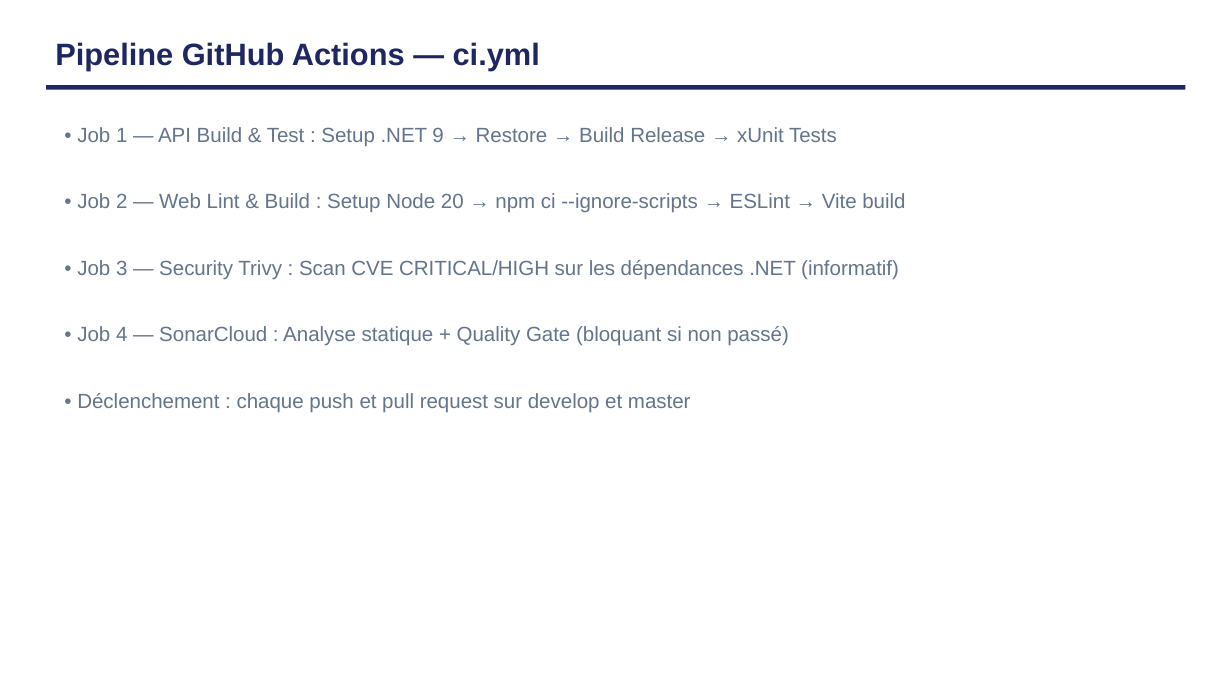
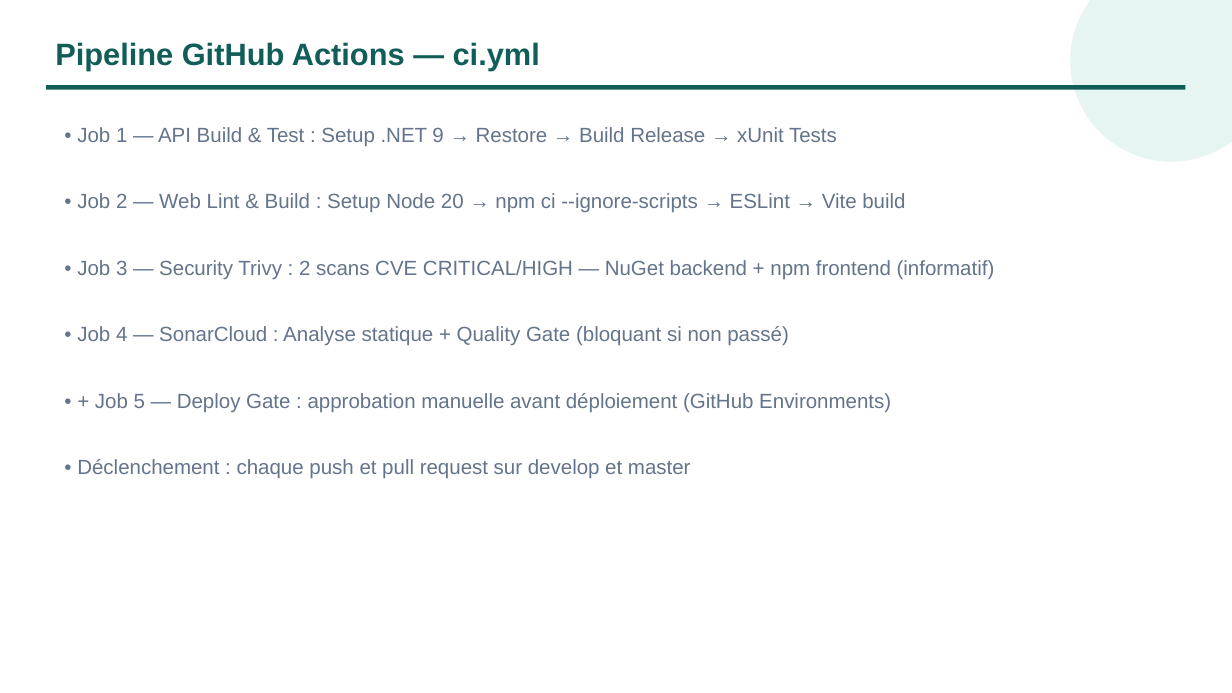
Before and after one commit to Clement-Souil/CesiZen, a slide deck: slide 8 of docs-bloc3/Soutenance_Bloc3_CESIZen.pptx (slide 10 before the commit). Drawn at 1232x693 pixels with LibreOffice and Linux fonts; fonts in the diff are those of the drawing. Boxes give left, top, right and bottom in pixels: in the first picture for what was removed or moved away, otherwise in the second. Text is boxed around its words. In the diff, an @@ line names an element or a change of style, - is before the commit and + after.

```diff
--- a/docs-bloc3/Soutenance_Bloc3_CESIZen.pptx
+++ b/docs-bloc3/Soutenance_Bloc3_CESIZen.pptx
@@ text "Pipeline GitHub Actions — ci.yml" at [55, 42, 540, 71]: text colour #1E2761 to #115E59 @@
@@ ellipse added at [1070, 0, 1232, 162], fill #0D9488 at 10% opacity @@
@@ rectangle at [46, 85, 1186, 90]: fill #1E2761 to #115E59 @@
@@ text at [77, 260, 995, 279]: text changed @@
-• Job 3 — Security Trivy : Scan CVE CRITICAL/HIGH sur les dépendances .NET (informatif)
+• Job 3 — Security Trivy : 2 scans CVE CRITICAL/HIGH — NuGet backend + npm frontend (informatif)
@@ text added at [95, 393, 891, 413], 16 pt, text #64748B @@
+• + Job 5 — Deploy Gate : approbation manuelle avant déploiement (GitHub Environments)
@@ text "• Déclenchement : chaque push ...": place and size @@
-text "• Déclenchement : chaque push ..." at [77, 393, 691, 413]
+text "• Déclenchement : chaque push ..." at [77, 459, 691, 479]
```
Also in this commit, not shown: 19 other slides changed, 6 slides removed, 40 other files.
